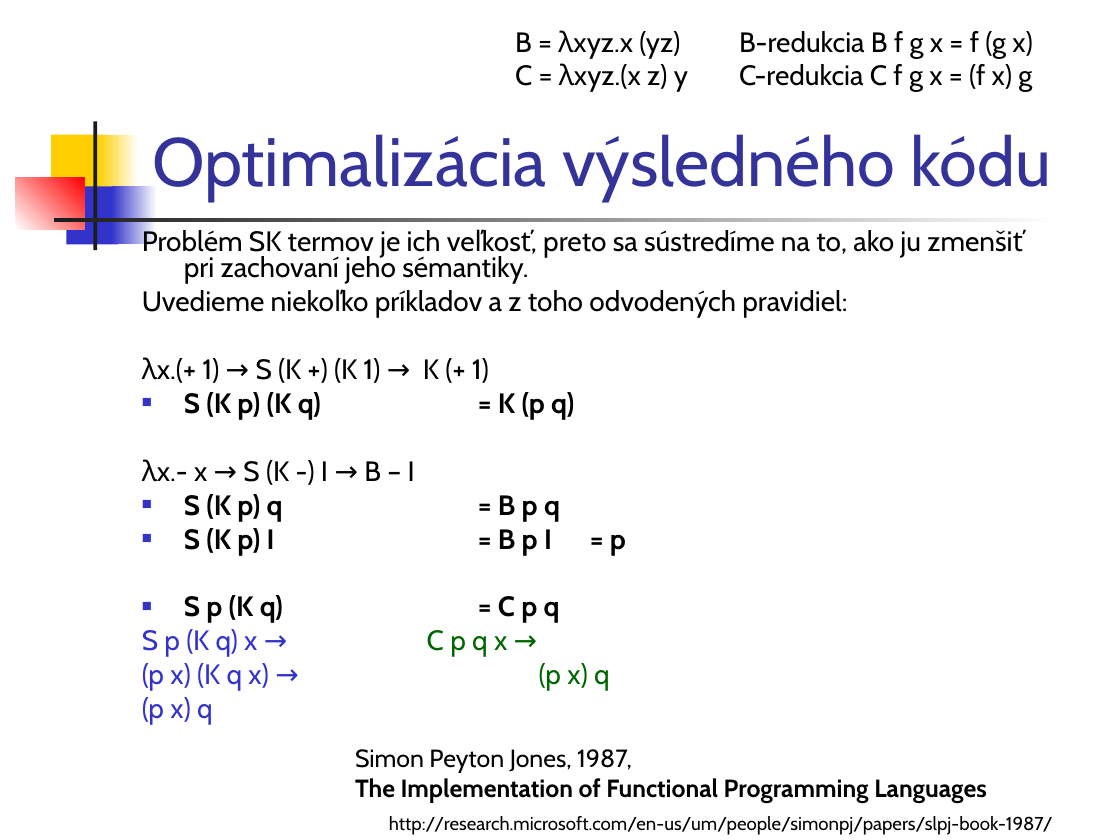
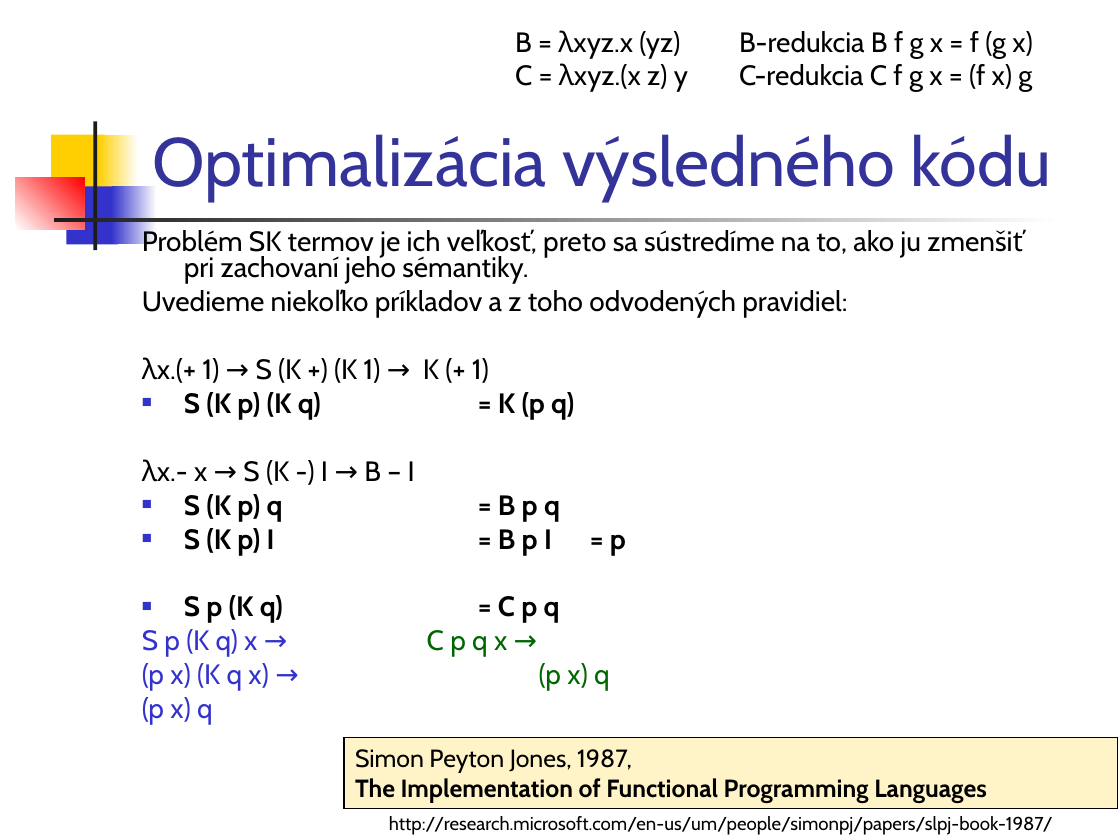
Before and after one commit to Funkcionalne/Prednasky, a slide deck: slide 15 of 07/07_SKi_fpro.ppt. Drawn at 1120x840 pixels with LibreOffice and Linux fonts; fonts in the diff are those of the drawing. Boxes give left, top, right and bottom in pixels: in the first picture for what was removed or moved away, otherwise in the second. Text is boxed around its words. In the diff, an @@ line names an element or a change of style, - is before the commit and + after.

```diff
--- a/07/07_SKi_fpro.ppt
+++ b/07/07_SKi_fpro.ppt
@@ rectangle "Simon Peyton Jones, 1987,": place and size @@
-rectangle "Simon Peyton Jones, 1987," at [355, 749, 987, 803]
+rectangle "Simon Peyton Jones, 1987," at [344, 737, 1118, 809]
@@ rectangle "Simon Peyton Jones, 1987," at [344, 737, 1118, 809]: fill none to #FFF4C8; outline none to #000000 0.74 pt @@
```
Also in this commit, not shown: 3 other slides changed, 3 other files.
